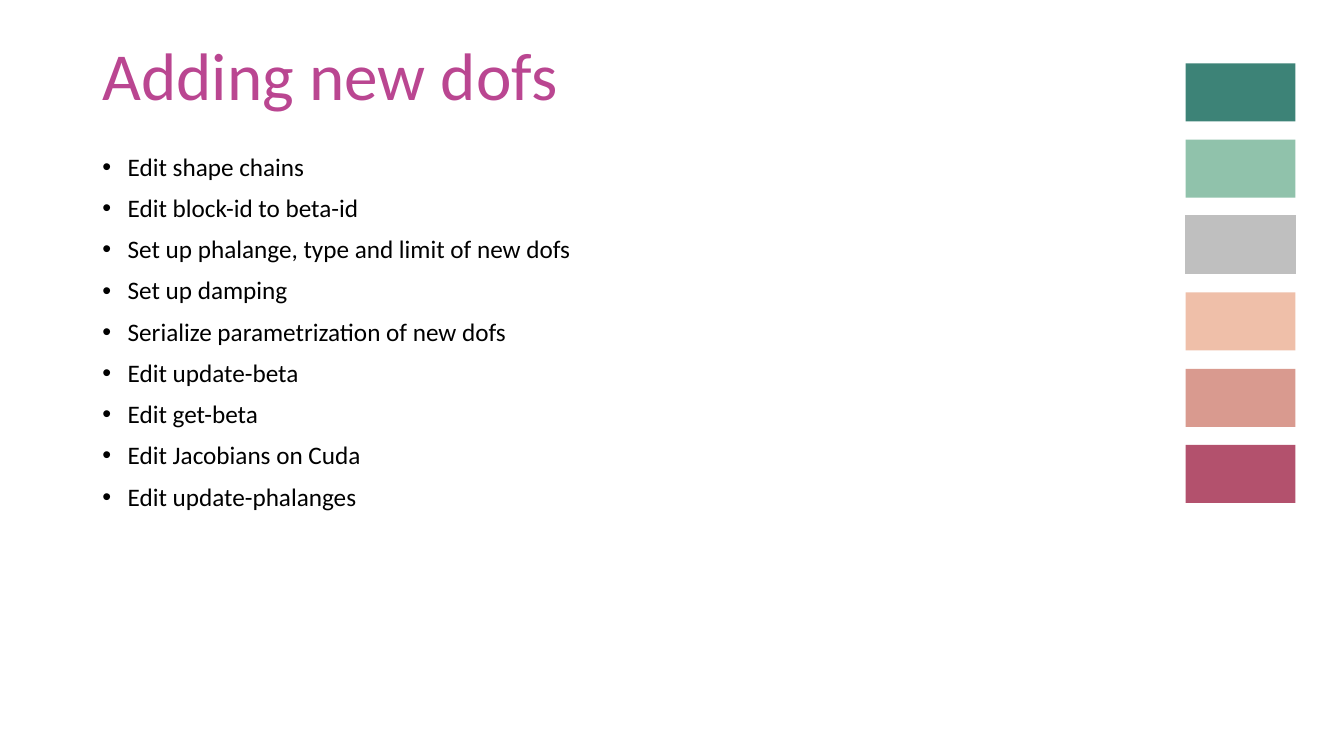
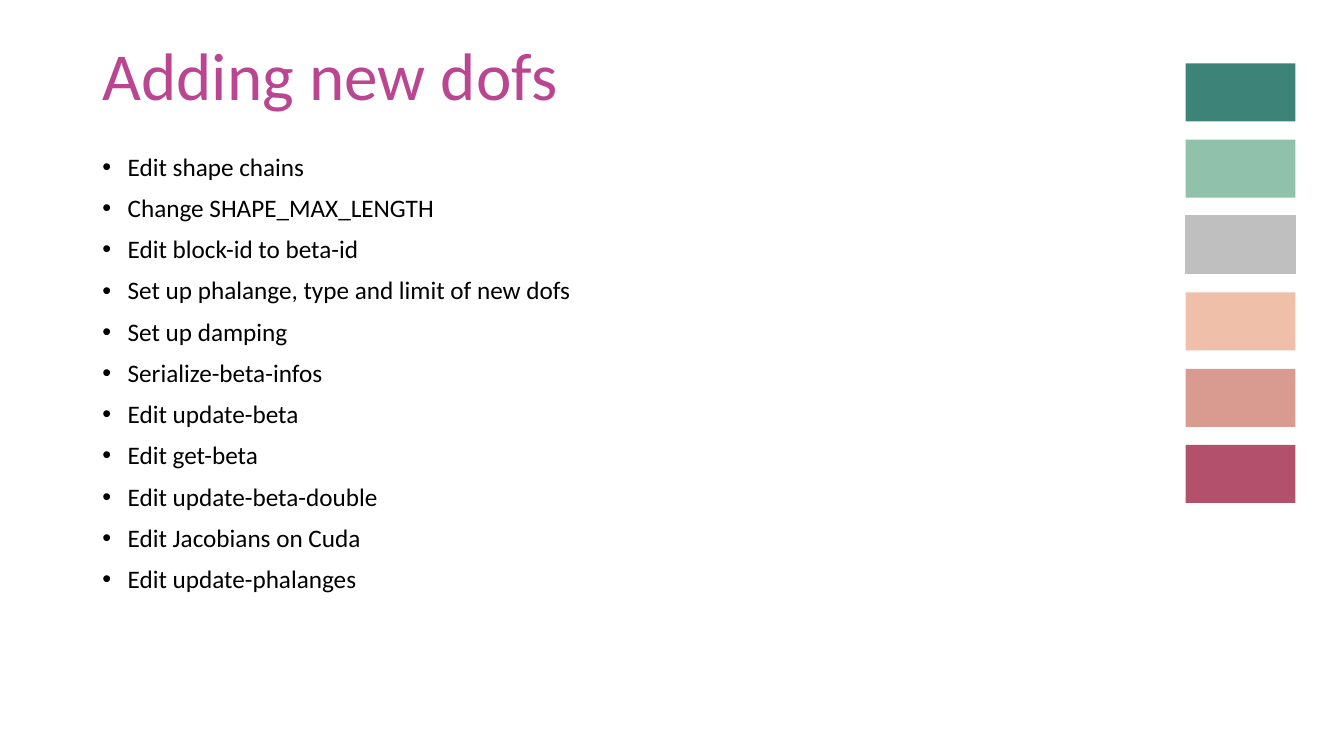
Before and after one commit to anastasia-tkach/honline-tex, a slide deck: slide 7 of Notations.pptx. Drawn at 1344x756 pixels with LibreOffice and Linux fonts; fonts in the diff are those of the drawing. Boxes give left, top, right and bottom in pixels: in the first picture for what was removed or moved away, otherwise in the second. Text is boxed around its words. In the diff, an @@ line names an element or a change of style, - is before the commit and + after.

```diff
--- a/Notations.pptx
+++ b/Notations.pptx
@@ text at <box>128,199,433,222</box>: paragraph added @@
+• Change SHAPE_MAX_LENGTH
@@ text at <box>128,364,323,383</box>: text changed @@
-• Serialize parametrization of new dofs
+• Serialize-beta-infos
@@ text at <box>128,488,378,510</box>: paragraph added @@
+• Edit update-beta-double
```
Also in this commit, not shown: 1 other slide changed.
